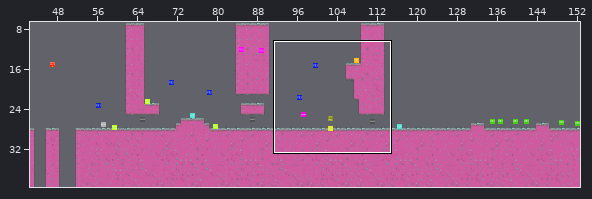
Tiled map: res/maps/run_or_die.tmx. The first picture is a wide view before the edit; the outline marks the close-up.
Close-up. Earlier state:
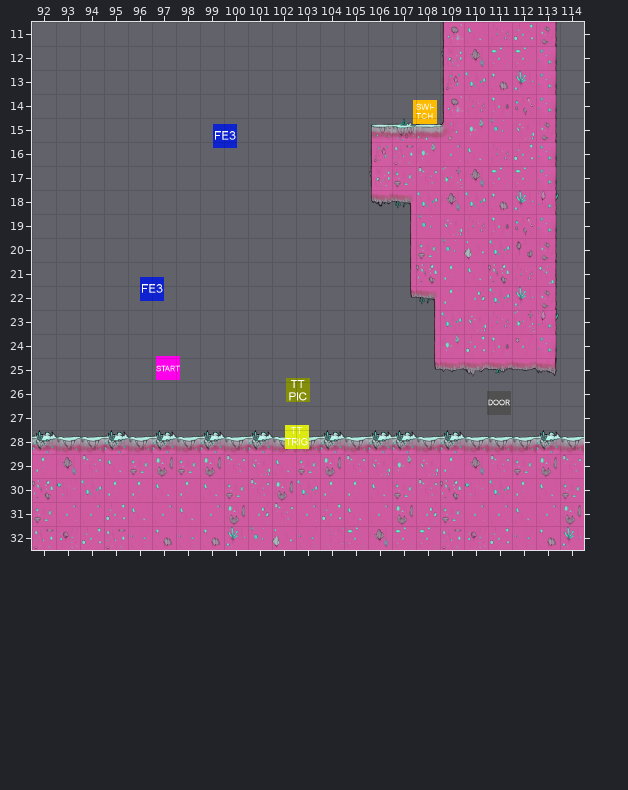
Cells are 64x64 px. Shown: x 92..114, y 11..32.
After the commit:
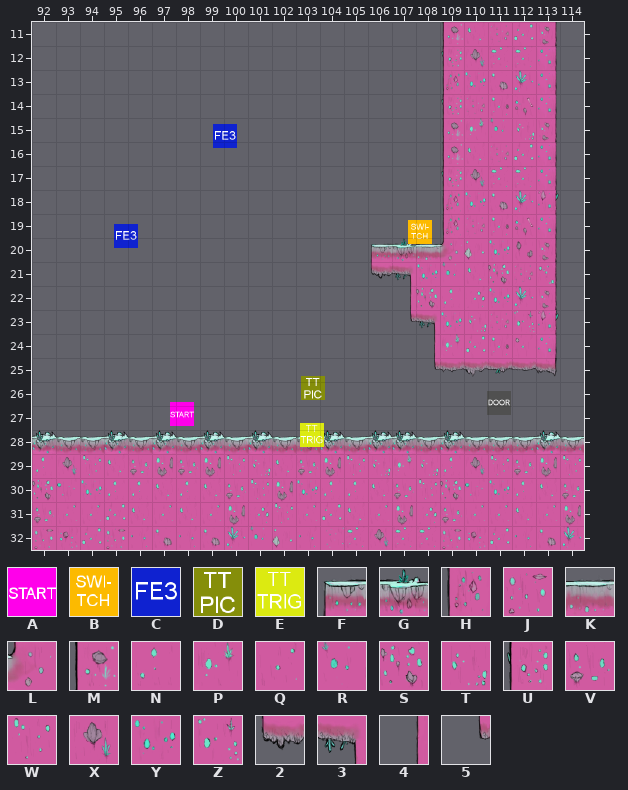
Key: from "entity_tileset": A 0 "start", B 3 "switch", C 11 "bigflyingenemy", D 15 "tt_pic", E 16 "tt_trigger"; from "tiledmap_final": F 6, G 7, H 31, J 32, K 55, L 56, M 104, N 105, P 106, Q 107, R 108, S 109, T 110, U 129, V 130, W 131, X 132, Y 133, Z 135, 2 154, 3 156, 4 181, 5 206.
_ is an empty cell.
Objects are placed by their top-left corner, in cells (3,4 is the top-left corner of cell 3,4); size is 1x1 cell unless given.
Tiles replaced or removed in this view: 2, 3, 4, 5, F, G, H, J, K, L, M, N, P, Q, R, S, T, U, V, W, X, Y, Z.
From old to new:
Changed rows in their new state; . is an unchanged cell.
Layer "Kachelebene 1":
first column x 106:
14 ...U
15 ___M
16 ___M
17 ___U
18 ___H
19 .__H
20 FGKL
21 23YR
22 .4S.
23 .53.
Layer "Objektebene 1":
changed: B "switch" at 107.9,14.3 -> B "switch" at 107.7,19.3
changed: C "bigflyingenemy" at 96.5,21.6 -> C "bigflyingenemy" at 95.4,19.4
changed: D "tt_jump" at 102.6,25.8 -> D "tt_jump" at 103.2,25.8
changed: A "start" at 97.2,24.9 -> A "start" at 97.7,26.8
changed: E "tt_trigger" at 102.5,27.8 -> E "tt_trigger" at 103.2,27.7
